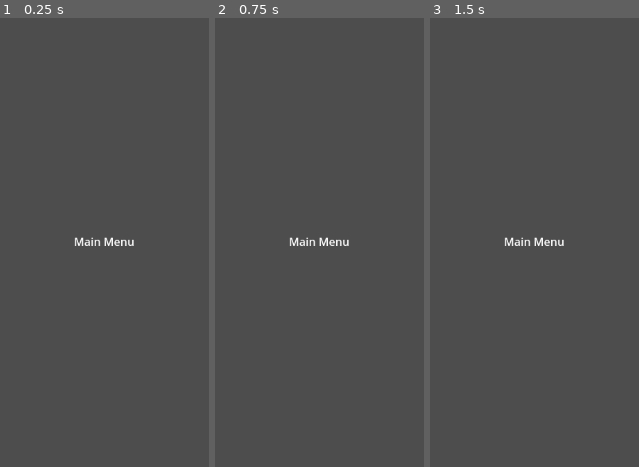
Above: before the commit, frames 1-3 (left to right).
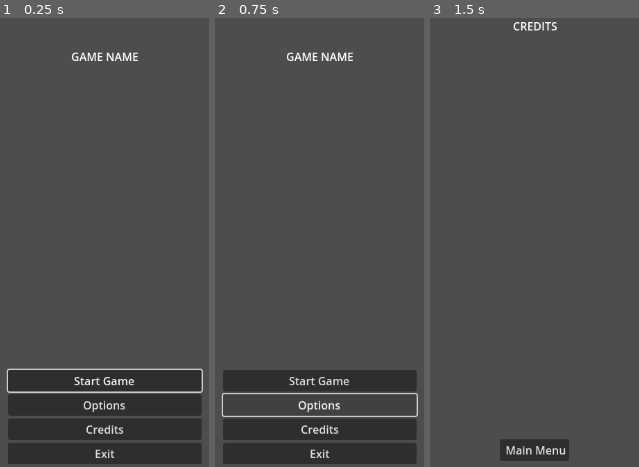
Above: after the commit, the same moments.

Repository: WoodShedGamesOfficial/GodotWildJam64
Game: Godot game, scene res://WildJam_64/LEVELS/Main_Menu/Main_Menu.tscn
The game is run twice, just before and just after one commit, with the same random seed, the same clock (stepped at 60 frames per second) and the same inputs. Before the commit the project has no main scene; this scene is started directly in both runs.
Inputs (mouse positions are in pixels of both pictures, inside the frame that each line leads up to):
- Up to frame 1 (0.25 s): no input
- Up to frame 2 (0.75 s): click (319, 404) at 0.5 s, where only the run after the commit has a clickable "Options"
- Up to frame 3 (1.5 s): click (534, 431) at 1.25 s, where only the run after the commit has a clickable "Credits"

The runs differ from the first frame. In frame 1, 19% of the frame differs, in the area x 2-98%, y 7-100%; in frame 2, 14%; in frame 3, 2.0%.

Commit message:
MenuBase
Updated Main Menu Scene:
Label,
Buttons for navigation
Main Menu Script

Added Credits Scene:
nav button back to main menu

Everything is placeholder for base functionality.

Diff:
--- /dev/null
+++ b/64_WinterHolidayThemed/WildJam_64/LEVELS/Credits/Credits.tscn
@@ -0,0 +1,48 @@
+[gd_scene load_steps=2 format=3 uid="uid://dnwkht0em4k5g"]
+
+[ext_resource type="Script" path="res://WildJam_64/SCRIPTS/Credits.gd" id="1_0xkj0"]
+
+[node name="Credits" type="Control"]
+layout_mode = 3
+anchors_preset = 15
+anchor_right = 1.0
+anchor_bottom = 1.0
+grow_horizontal = 2
+grow_vertical = 2
+script = ExtResource("1_0xkj0")
+
+[node name="CreditsContainer" type="VBoxContainer" parent="."]
+layout_mode = 1
+anchors_preset = 5
+anchor_left = 0.5
+anchor_right = 0.5
+offset_left = -388.0
+offset_right = 391.0
+offset_bottom = 568.0
+grow_horizontal = 2
+
+[node name="Credits Label" type="Label" parent="CreditsContainer"]
+layout_mode = 2
+text = "CREDITS"
+horizontal_alignment = 1
+
+[node name="UINav" type="VBoxContainer" parent="."]
+layout_mode = 1
+anchors_preset = 7
+anchor_left = 0.5
+anchor_top = 1.0
+anchor_right = 0.5
+anchor_bottom = 1.0
+offset_left = -20.0
+offset_top = -40.0
+offset_right = 20.0
+grow_horizontal = 2
+grow_vertical = 0
+
+[node name="BackToMenu" type="Button" parent="UINav"]
+layout_mode = 2
+text = " Main Menu
+"
+icon_alignment = 1
+
+[connection signal="pressed" from="UINav/BackToMenu" to="." method="_on_back_to_menu_pressed"]
--- a/64_WinterHolidayThemed/WildJam_64/LEVELS/Main_Menu/Main_Menu.tscn
+++ b/64_WinterHolidayThemed/WildJam_64/LEVELS/Main_Menu/Main_Menu.tscn
@@ -1,4 +1,6 @@
-[gd_scene format=3 uid="uid://r2w46qikxe74"]
+[gd_scene load_steps=2 format=3 uid="uid://r2w46qikxe74"]
+
+[ext_resource type="Script" path="res://WildJam_64/SCRIPTS/Main_Menu.gd" id="1_u446i"]
 
 [node name="Main_Menu" type="Control"]
 layout_mode = 3
@@ -7,18 +9,98 @@
 anchor_bottom = 1.0
 grow_horizontal = 2
 grow_vertical = 2
+script = ExtResource("1_u446i")
 
-[node name="Label" type="Label" parent="."]
+[node name="ButtonContainer" type="VBoxContainer" parent="."]
+layout_mode = 1
+anchors_preset = 7
+anchor_left = 0.5
+anchor_top = 1.0
+anchor_right = 0.5
+anchor_bottom = 1.0
+offset_left = -139.0
+offset_top = -140.0
+offset_right = 140.0
+offset_bottom = -4.0
+grow_horizontal = 2
+grow_vertical = 0
+
+[node name="Start" type="Button" parent="ButtonContainer"]
+layout_mode = 2
+focus_neighbor_left = NodePath("../Exit")
+focus_neighbor_top = NodePath("../Exit")
+focus_neighbor_right = NodePath("../Options")
+focus_neighbor_bottom = NodePath("../Options")
+focus_next = NodePath("../Options")
+focus_previous = NodePath("../Exit")
+text = "Start Game"
+icon_alignment = 1
+
+[node name="Options" type="Button" parent="ButtonContainer"]
+layout_mode = 2
+focus_neighbor_left = NodePath("../Start")
+focus_neighbor_top = NodePath("../Start")
+focus_neighbor_right = NodePath("../Credits")
+focus_neighbor_bottom = NodePath("../Credits")
+focus_next = NodePath("../Credits")
+focus_previous = NodePath("../Start")
+text = "Options"
+icon_alignment = 1
+
+[node name="Credits" type="Button" parent="ButtonContainer"]
+layout_mode = 2
+focus_neighbor_left = NodePath("../Options")
+focus_neighbor_top = NodePath("../Options")
+focus_neighbor_right = NodePath("../Exit")
+focus_neighbor_bottom = NodePath("../Exit")
+focus_next = NodePath("../Exit")
+focus_previous = NodePath("../Options")
+text = "Credits"
+icon_alignment = 1
+
+[node name="Exit" type="Button" parent="ButtonContainer"]
+layout_mode = 2
+focus_neighbor_left = NodePath("../Credits")
+focus_neighbor_top = NodePath("../Credits")
+focus_neighbor_right = NodePath("../Start")
+focus_neighbor_bottom = NodePath("../Start")
+focus_next = NodePath("../Start")
+focus_previous = NodePath("../Credits")
+text = "Exit"
+icon_alignment = 1
+
+[node name="TextContainer" type="VBoxContainer" parent="."]
+layout_mode = 1
+anchors_preset = 5
+anchor_left = 0.5
+anchor_right = 0.5
+offset_left = -210.0
+offset_top = 44.0
+offset_right = 212.0
+offset_bottom = 200.0
+grow_horizontal = 2
+
+[node name="Label" type="Label" parent="TextContainer"]
+layout_mode = 2
+text = "GAME NAME"
+horizontal_alignment = 1
+vertical_alignment = 1
+
+[node name="BGContainer" type="VBoxContainer" parent="."]
 layout_mode = 1
 anchors_preset = 8
 anchor_left = 0.5
 anchor_top = 0.5
 anchor_right = 0.5
 anchor_bottom = 0.5
-offset_left = -44.0
-offset_top = -13.0
-offset_right = 44.0
-offset_bottom = 13.0
+offset_left = -20.0
+offset_top = -20.0
+offset_right = 20.0
+offset_bottom = 20.0
 grow_horizontal = 2
 grow_vertical = 2
-text = "Main Menu"
+
+[connection signal="pressed" from="ButtonContainer/Start" to="." method="_on_start_pressed"]
+[connection signal="pressed" from="ButtonContainer/Options" to="." method="_on_options_pressed"]
+[connection signal="pressed" from="ButtonContainer/Credits" to="." method="_on_credits_pressed"]
+[connection signal="pressed" from="ButtonContainer/Exit" to="." method="_on_exit_pressed"]
--- /dev/null
+++ b/64_WinterHolidayThemed/WildJam_64/SCRIPTS/Credits.gd
@@ -0,0 +1,16 @@
+extends Control
+
+
+# Called when the node enters the scene tree for the first time.
+func _ready():
+	pass # Replace with function body.
+
+
+# Called every frame. 'delta' is the elapsed time since the previous frame.
+func _process(delta):
+	pass
+
+
+func _on_back_to_menu_pressed():
+	get_tree().change_scene_to_file("res://WildJam_64/LEVELS/Main_Menu/Main_Menu.tscn")
+	pass # Replace with function body.
--- /dev/null
+++ b/64_WinterHolidayThemed/WildJam_64/SCRIPTS/Main_Menu.gd
@@ -0,0 +1,29 @@
+extends Control
+
+
+# Called when the node enters the scene tree for the first time.
+func _ready():
+	pass # Replace with function body.
+	$ButtonContainer/Start.grab_focus()
+
+# Called every frame. 'delta' is the elapsed time since the previous frame.
+func _process(delta):
+	pass
+
+
+func _on_start_pressed():
+	#get_tree().change_scene_to_file("res://WildJam_64/LEVELS/Dev_room/Dev_Room.tscn")
+	pass # Replace with function body.
+
+
+func _on_options_pressed():
+	pass
+
+
+func _on_credits_pressed():
+	get_tree().change_scene_to_file("res://WildJam_64/LEVELS/Credits/Credits.tscn")
+	pass # Replace with function body.
+
+
+func _on_exit_pressed():
+	get_tree().quit()
--- a/64_WinterHolidayThemed/project.godot
+++ b/64_WinterHolidayThemed/project.godot
@@ -11,5 +11,6 @@
 [application]
 
 config/name="GodotWildJam_64"
+run/main_scene="res://WildJam_64/LEVELS/Main_Menu/Main_Menu.tscn"
 config/features=PackedStringArray("4.1", "Forward Plus")
 config/icon="res://icon.svg"
